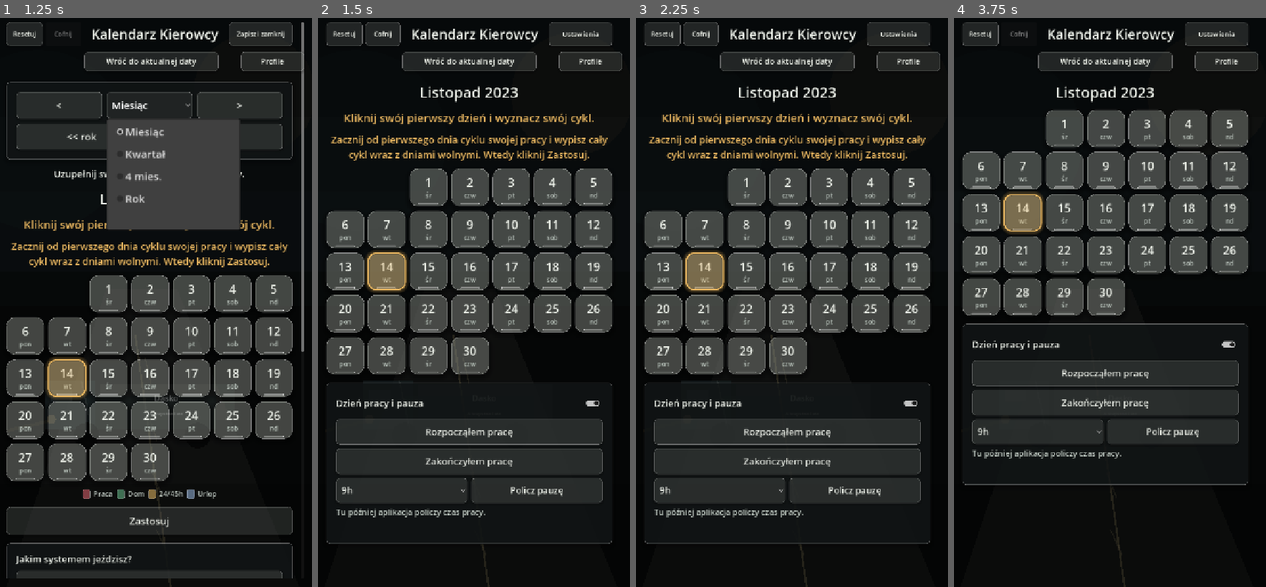
Above: before the commit, frames 1-4 (left to right).
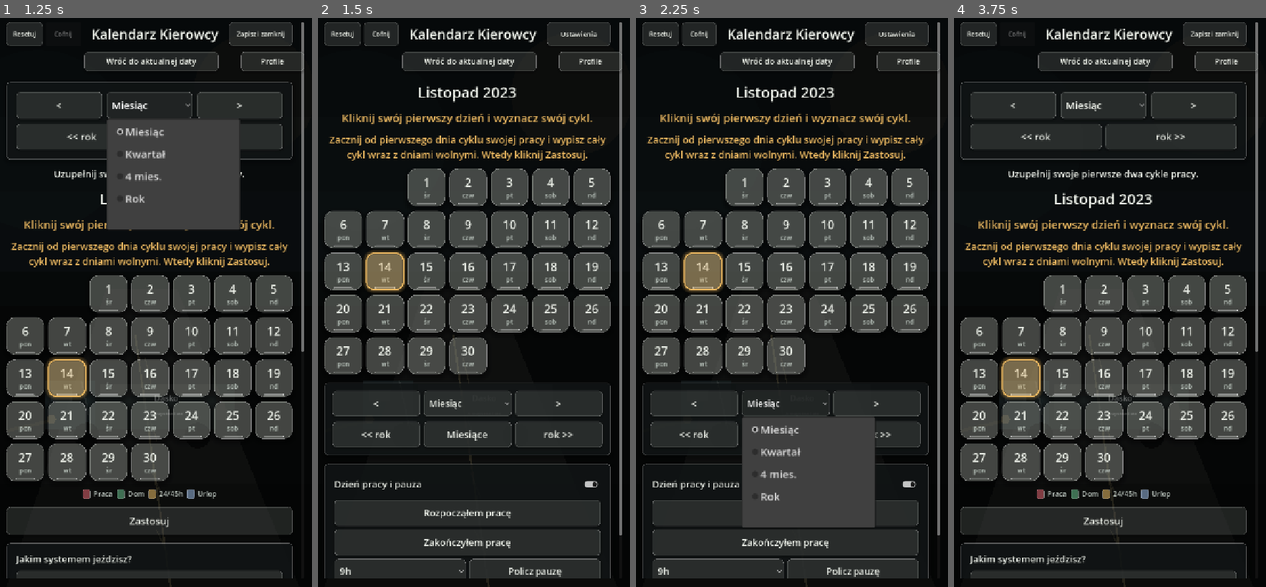
Above: after the commit, the same moments.

Repository: ElKlient/IDOL-Genesis
Game: Godot game, scene res://scenes/main.tscn
Same seed, same stepped clock (60 frames per second), same inputs: the game is played once before the commit and once after it.
Inputs (mouse positions are in pixels of both pictures, inside the frame that each line leads up to):
- Up to frame 1 (1.25 s): click "Miesiąc" at 0.5 s
- Up to frame 2 (1.5 s): click "Zapisz i zamknij" at 1.25 s
- Up to frame 3 (2.25 s): click (785, 404) at 2 s, where only the run after the commit has a clickable "Miesiąc"
- Up to frame 4 (3.75 s): click (1103, 433) at 2.75 s, where only the run after the commit has a clickable "Miesiące"; click "Cofnij" at 3.5 s

Frame 1 is identical in both runs. In frame 2, 31% of the frame differs, in the area x 2-98%, y 0-99%; in frame 3, 28%; in frame 4, 58%.

Commit message:
Add saved-view calendar navigation

Diff:
--- a/scripts/main.gd
+++ b/scripts/main.gd
@@ -19,6 +19,7 @@
 ]
 const WEEKDAY_SHORT_TILE := ["pon", "wt", "śr", "czw", "pt", "sob", "nd"]
 const WEEKDAY_NAMES := ["Poniedziałek", "Wtorek", "Środa", "Czwartek", "Piątek", "Sobota", "Niedziela"]
+const RANGE_LABELS := ["Miesiąc", "Kwartał", "4 mies.", "Rok"]
 
 const COLOR_PANEL := Color(0.070, 0.085, 0.087, 0.82)
 const COLOR_PANEL_SOFT := Color(0.105, 0.120, 0.116, 0.76)
@@ -75,6 +76,10 @@
 var save_close_button: Button
 var settings_header_button: Button
 var navigation_panel: PanelContainer
+var quick_navigation_panel: PanelContainer
+var quick_range_option: OptionButton
+var quick_month_picker_button: Button
+var month_picker_panel: PanelContainer
 var settings_toggle_button: Button
 var settings_panel: PanelContainer
 var legend_bar: HBoxContainer
@@ -125,6 +130,7 @@
 var selected_profile_index := 1
 var saved_profiles: Dictionary = {}
 var profile_panel_visible := false
+var month_picker_visible := false
 var touch_start_position := Vector2.ZERO
 var touch_tracking_active := false
 var touch_drag_cancelled := false
@@ -265,6 +271,9 @@
 
 	legend_bar = _build_legend()
 	root.add_child(legend_bar)
+
+	quick_navigation_panel = _build_quick_navigation_panel()
+	root.add_child(quick_navigation_panel)
 
 	settings_toggle_button = Button.new()
 	settings_toggle_button.text = "Zastosuj"
@@ -394,10 +403,8 @@
 	nav.add_child(previous_button)
 
 	range_option = OptionButton.new()
-	range_option.add_item("Miesiąc")
-	range_option.add_item("Kwartał")
-	range_option.add_item("4 mies.")
-	range_option.add_item("Rok")
+	for label_text in RANGE_LABELS:
+		range_option.add_item(label_text)
 	_set_option_selected(range_option, 0)
 	range_option.item_selected.connect(_on_range_selected)
 	_prepare_control(range_option, 22, 60)
@@ -419,6 +426,82 @@
 	var next_year_button := _make_nav_button("rok >>")
 	_connect_tap(next_year_button, Callable(self, "_on_next_year"))
 	year_buttons.add_child(next_year_button)
+
+	return panel
+
+
+func _build_quick_navigation_panel() -> PanelContainer:
+	var panel := _panel()
+	panel.visible = false
+	var box := _panel_box(panel, 10)
+
+	var nav := HBoxContainer.new()
+	nav.add_theme_constant_override("separation", 8)
+	box.add_child(nav)
+
+	var previous_button := _make_nav_button("<")
+	_connect_tap(previous_button, Callable(self, "_on_previous_month"))
+	nav.add_child(previous_button)
+
+	quick_range_option = OptionButton.new()
+	for label_text in RANGE_LABELS:
+		quick_range_option.add_item(label_text)
+	_set_option_selected(quick_range_option, range_option.selected if range_option != null else 0)
+	quick_range_option.item_selected.connect(_on_quick_range_selected)
+	_prepare_control(quick_range_option, 20, 54)
+	_prepare_large_dropdown(quick_range_option)
+	nav.add_child(quick_range_option)
+
+	var next_button := _make_nav_button(">")
+	_connect_tap(next_button, Callable(self, "_on_next_month"))
+	nav.add_child(next_button)
+
+	var year_buttons := HBoxContainer.new()
+	year_buttons.add_theme_constant_override("separation", 8)
+	box.add_child(year_buttons)
+
+	var previous_year_button := _make_nav_button("<< rok")
+	_connect_tap(previous_year_button, Callable(self, "_on_previous_year"))
+	year_buttons.add_child(previous_year_button)
+
+	quick_month_picker_button = _make_nav_button("Miesiące")
+	_connect_tap(quick_month_picker_button, Callable(self, "_toggle_month_picker"))
+	year_buttons.add_child(quick_month_picker_button)
+
+	var next_year_button := _make_nav_button("rok >>")
+	_connect_tap(next_year_button, Callable(self, "_on_next_year"))
+	year_buttons.add_child(next_year_button)
+
+	month_picker_panel = _build_month_picker_panel()
+	box.add_child(month_picker_panel)
+	_set_month_picker_visible(false)
+
+	return panel
+
+
+func _build_month_picker_panel() -> PanelContainer:
+	var panel := PanelContainer.new()
+	panel.add_theme_stylebox_override("panel", _style(COLOR_PANEL_SOFT, 8))
+
+	var margin := MarginContainer.new()
+	margin.add_theme_constant_override("margin_left", 8)
+	margin.add_theme_constant_override("margin_right", 8)
+	margin.add_theme_constant_override("margin_top", 8)
+	margin.add_theme_constant_override("margin_bottom", 8)
+	panel.add_child(margin)
+
+	var grid := GridContainer.new()
+	grid.columns = 3
+	grid.add_theme_constant_override("h_separation", 8)
+	grid.add_theme_constant_override("v_separation", 8)
+	margin.add_child(grid)
+
+	for month_index in range(1, 13):
+		var month_button := Button.new()
+		month_button.text = MONTH_NAMES[month_index - 1]
+		_connect_tap(month_button, Callable(self, "_on_month_picker_pressed").bind(month_index))
+		_prepare_control(month_button, 16, 48)
+		grid.add_child(month_button)
 
 	return panel
 
@@ -771,6 +854,18 @@
 		profile_panel.visible = visible
 
 
+func _toggle_month_picker() -> void:
+	_set_month_picker_visible(not month_picker_visible)
+
+
+func _set_month_picker_visible(visible: bool) -> void:
+	month_picker_visible = visible
+	if month_picker_panel != null:
+		month_picker_panel.visible = visible
+	if quick_month_picker_button != null:
+		quick_month_picker_button.text = "Schowaj miesiące" if visible else "Miesiące"
+
+
 func _toggle_settings_panel() -> void:
 	if main_view_saved:
 		return
@@ -799,6 +894,10 @@
 
 	if navigation_panel != null:
 		navigation_panel.visible = not saved
+	if quick_navigation_panel != null:
+		quick_navigation_panel.visible = saved
+		if not saved:
+			_set_month_picker_visible(false)
 	if summary_label != null:
 		summary_label.visible = not saved
 	if legend_bar != null:
@@ -900,6 +999,7 @@
 
 	_set_option_selected(schedule_option, _valid_option_index(schedule_option, int(config.get_value("calendar", "schedule_selected", 0))))
 	_set_option_selected(range_option, _valid_option_index(range_option, int(config.get_value("calendar", "range_selected", 0))))
+	_sync_quick_range_option()
 	_set_option_selected(pause_option, _valid_option_index(pause_option, int(config.get_value("work", "pause_selected", 0))))
 	_set_spin_value(system_work_spin, int(config.get_value("calendar", "work_days", int(system_work_spin.value))))
 	_set_spin_value(system_home_spin, int(config.get_value("calendar", "home_days", int(system_home_spin.value))))
@@ -1253,6 +1353,7 @@
 
 	_set_option_selected(schedule_option, _valid_option_index(schedule_option, int(snapshot.get("schedule_selected", 0))))
 	_set_option_selected(range_option, _valid_option_index(range_option, int(snapshot.get("range_selected", 0))))
+	_sync_quick_range_option()
 	_set_option_selected(pause_option, _valid_option_index(pause_option, int(snapshot.get("pause_selected", 0))))
 	_set_spin_value(system_work_spin, int(snapshot.get("work_days", int(system_work_spin.value))))
 	_set_spin_value(system_home_spin, int(snapshot.get("home_days", int(system_home_spin.value))))
@@ -1381,6 +1482,7 @@
 	day_tools_visible = true
 	_set_option_selected(schedule_option, 0)
 	_set_option_selected(range_option, 0)
+	_sync_quick_range_option()
 	_set_option_selected(pause_option, 0)
 	_set_spin_value(system_work_spin, 14)
 	_set_spin_value(system_home_spin, 7)
@@ -1760,10 +1862,47 @@
 func _on_range_selected(index: int) -> void:
 	var previous_index := int(range_option.get_meta("last_selected", range_option.selected))
 	if _option_change_was_scroll(range_option, index):
+		_sync_quick_range_option()
 		return
 
 	_capture_undo_state_for_option(range_option, previous_index)
+	_sync_quick_range_option()
 	_rebuild_calendar()
+	_save_settings_to_disk()
+
+
+func _on_quick_range_selected(index: int) -> void:
+	if range_option == null or quick_range_option == null:
+		return
+
+	if _option_change_was_scroll(quick_range_option, index):
+		_sync_quick_range_option()
+		return
+
+	var previous_index := int(range_option.get_meta("last_selected", range_option.selected))
+	var valid_index := _valid_option_index(range_option, index)
+	_set_option_selected(range_option, valid_index)
+	_set_option_selected(quick_range_option, _valid_option_index(quick_range_option, valid_index))
+	_capture_undo_state_for_option(range_option, previous_index)
+	_set_month_picker_visible(false)
+	_rebuild_calendar()
+	_save_settings_to_disk()
+
+
+func _on_month_picker_pressed(month_index: int) -> void:
+	if current_month == month_index and _range_months() == 1:
+		_set_month_picker_visible(false)
+		return
+
+	_capture_undo_state()
+	current_month = clampi(month_index, 1, 12)
+	if range_option != null:
+		_set_option_selected(range_option, 0)
+	_sync_quick_range_option()
+	_set_month_picker_visible(false)
+	_rebuild_calendar()
+	if main_scroll != null:
+		main_scroll.set_deferred("scroll_vertical", 0)
 	_save_settings_to_disk()
 
 
@@ -2133,6 +2272,13 @@
 func _set_option_selected(option: OptionButton, index: int) -> void:
 	option.selected = index
 	option.set_meta("last_selected", index)
+
+
+func _sync_quick_range_option() -> void:
+	if range_option == null or quick_range_option == null:
+		return
+
+	_set_option_selected(quick_range_option, _valid_option_index(quick_range_option, range_option.selected))
 
 
 func _prepare_large_dropdown(option: OptionButton) -> void:
